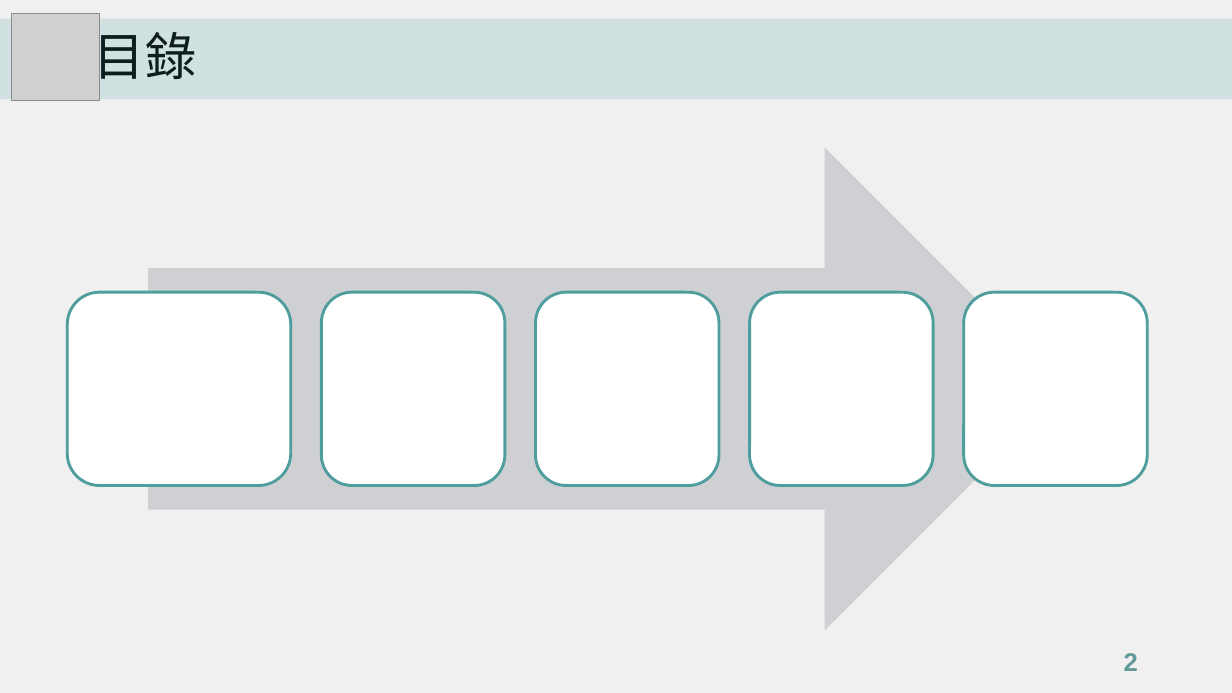
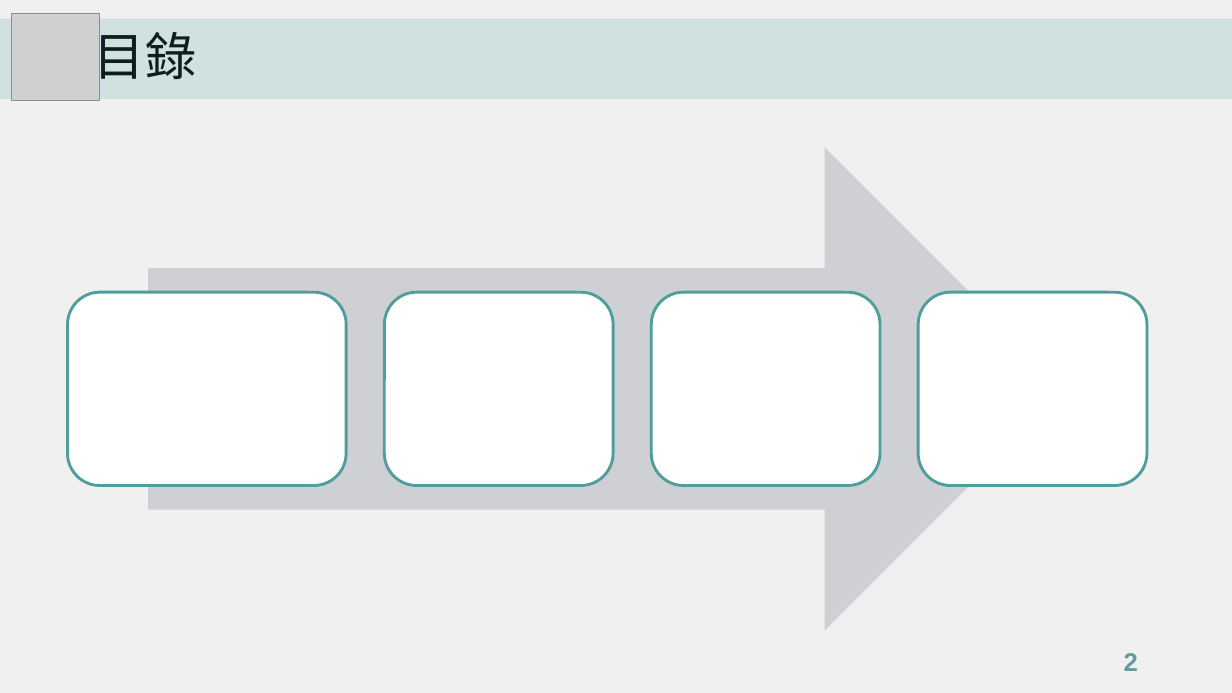
Before and after one commit to LYT199812/Java2023, a slide deck: slide 2 of MyAnalyze-2.pptx. Drawn at 1232x693 pixels with LibreOffice and Linux fonts; fonts in the diff are those of the drawing; grey boxes stand for pictures. Boxes give left, top, right and bottom in pixels: in the first picture for what was removed or moved away, otherwise in the second. Text is boxed around its words. In the diff, an @@ line names an element or a change of style, - is before the commit and + after.

Commit message:
update

```diff
--- a/MyAnalyze-2.pptx
+++ b/MyAnalyze-2.pptx
@@ rounded rectangle: place and size @@
-rounded rectangle at bbox=[67, 292, 291, 485]
+rounded rectangle at bbox=[67, 292, 347, 485]
@@ rounded rectangle: place and size @@
-rounded rectangle at bbox=[322, 292, 506, 485]
+rounded rectangle at bbox=[384, 292, 614, 485]
@@ rounded rectangle removed at bbox=[536, 292, 720, 485] @@
@@ rounded rectangle: place and size @@
-rounded rectangle at bbox=[750, 292, 933, 485]
+rounded rectangle at bbox=[652, 292, 881, 485]
@@ rounded rectangle: place and size @@
-rounded rectangle at bbox=[964, 292, 1148, 485]
+rounded rectangle at bbox=[919, 292, 1148, 485]
```
Also in this commit, not shown: 1 slide removed.
